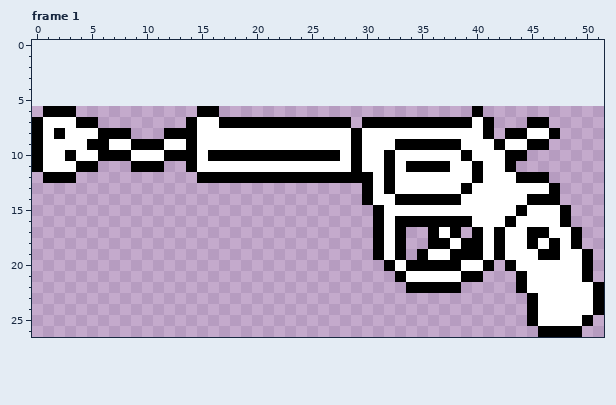
Pixel-art file, stored at Sprites/gun_combined.aseprite. That is the earlier state.
52x21 pixels, 1 frame. Shown: frame 1. The old version is drawn lined up with the new one, on the new canvas. The commit also changed other frames, which this record leaves out.
After the commit:
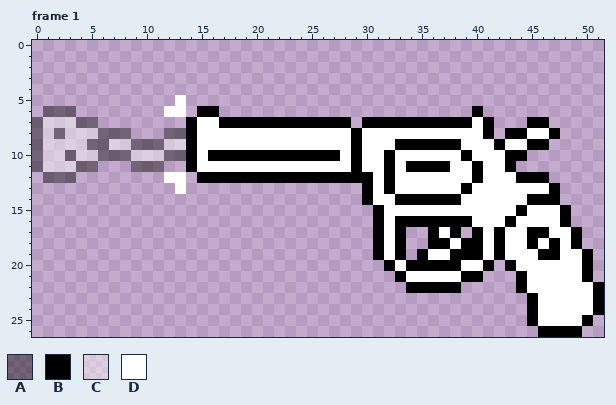
Palette (. is transparent): A #0000006b  B #000000  C #ffffff6b  D #ffffff
Change:
canvas 52x21 -> 52x27, the old top-left corner now at 0,6
--- frame 1
@@ x 0..15 @@
  4 ................
- 5 ................
- 6 .BBB...........B
- 7 BDDDBB........BD
- 8 BDBDDDBBB...BBBD
- 9 BDDDDBBDDBBBDDBD
-10 BDDBDDBBBDDDBBBD
-11 BDDDBB...BBB..BD
-12 .BBB...........B
-13 ................
+ 5 .............D..
+ 6 .AAA........DD.B
+ 7 ACCCAA........BD
+ 8 ACACCCAAA...AABD
+ 9 ACCCCAACCAAACCBD
+10 ACCACCAAACCCAABD
+11 ACCCAA...AAA..BD
+12 .AAA........DD.B
+13 .............D..
 14 ................
Where, in picture pixels (left, top, right, bottom), the same in both pictures:
changed: (32, 95, 186, 194)
